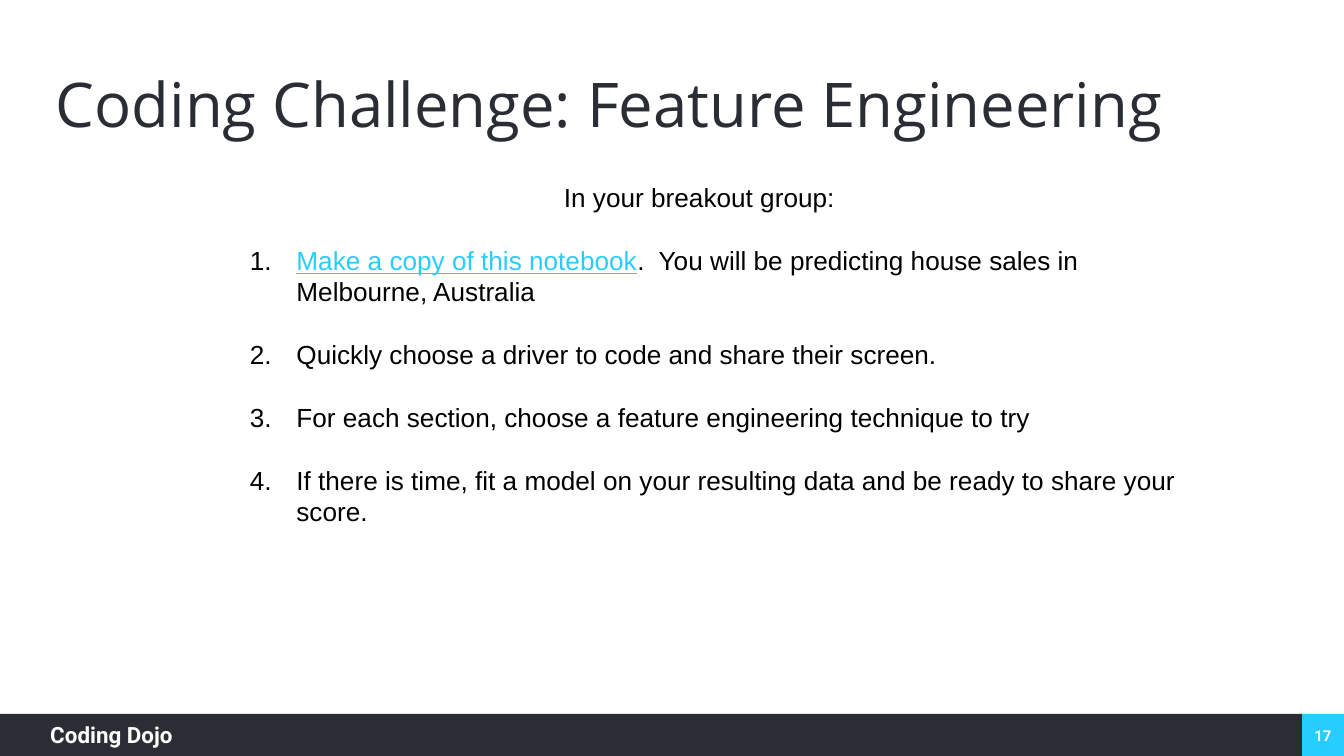
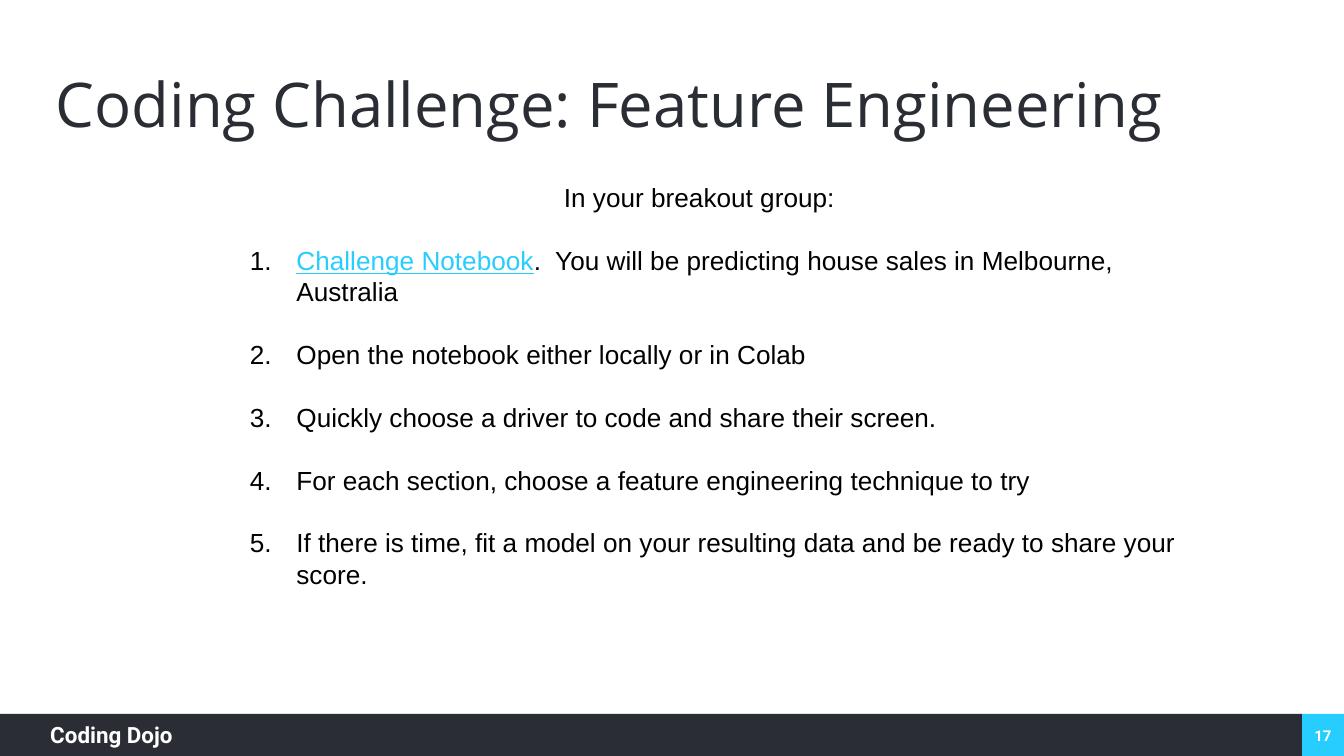
Before and after one commit to coding-dojo-data-science/week-10-lecture-2-feature-engineering, a slide deck: slide 17 of Week 10, Lecture 2 Feature Engineering.pptx. Drawn at 1344x756 pixels with LibreOffice and Linux fonts; fonts in the diff are those of the drawing; background and template pictures are left out. Boxes give left, top, right and bottom in pixels: in the first picture for what was removed or moved away, otherwise in the second. Text is boxed around its words. In the diff, an @@ line names an element or a change of style, - is before the commit and + after.

Commit message:
Update Notebooks and slides
remove Dython, update metrics functions

```diff
--- a/Week 10, Lecture 2 Feature Engineering.pptx
+++ b/Week 10, Lecture 2 Feature Engineering.pptx
@@ text at bbox=[296, 251, 1113, 370]: text changed @@
-1. Make a copy of this notebook. You will be predicting house sales in Melbourne, Australia
+1. Challenge Notebook. You will be predicting house sales in Melbourne, Australia
+2. Open the notebook either locally or in Colab
```
Also in this commit, not shown: 4 other slides changed, 3 other files.
